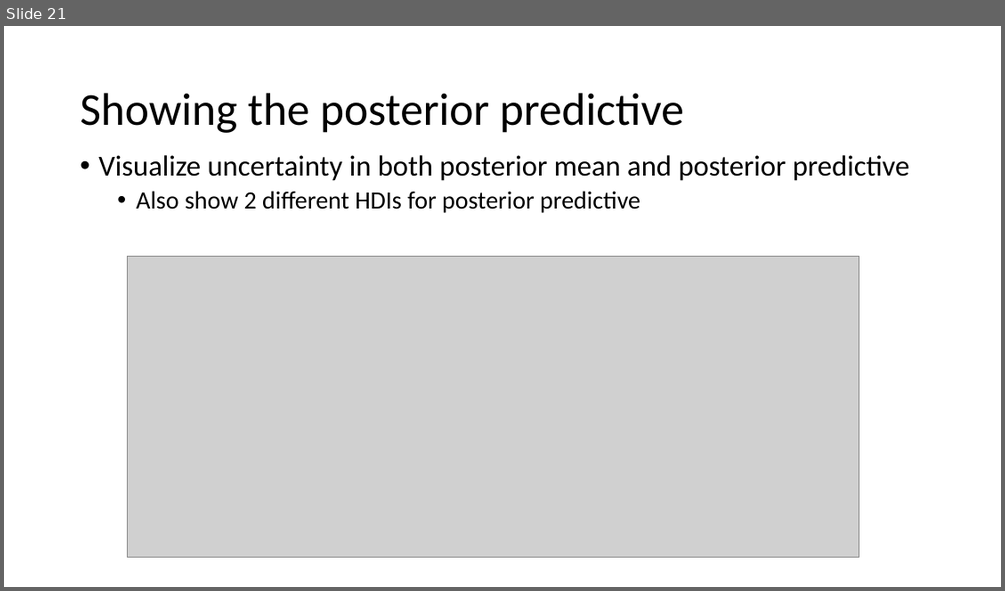
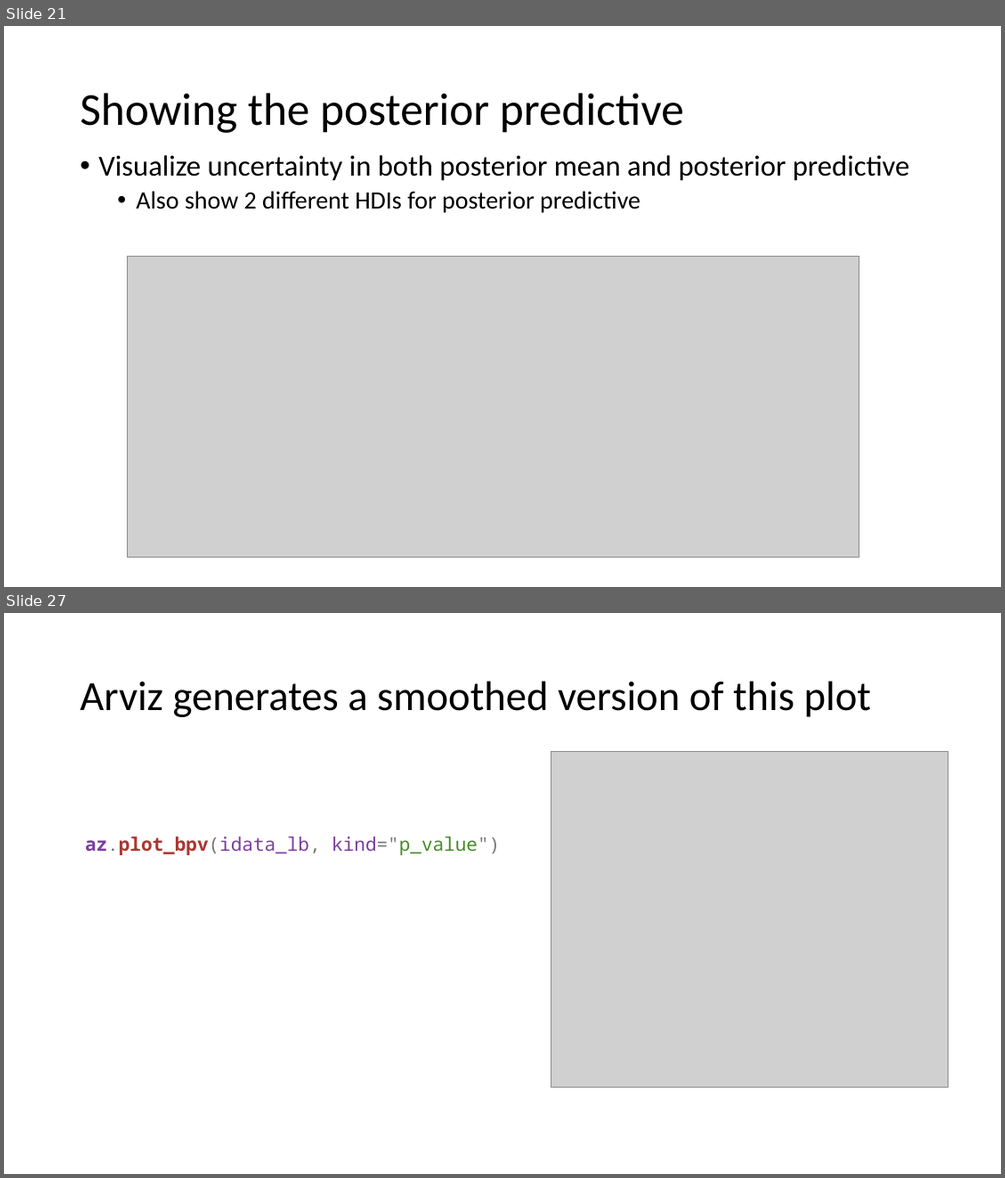
Before and after one commit to opherdonchin/StatisticalComputationAndAnalysis, a slide deck: Lectures/Lecture 6 Linear models.pptx. Shown one above the other, each under a label of ours: slide 21 before the commit, slides 21 and 27 after it; the slides between them are not shown. The pictures are 1005x591 and 1005x1178 pixels, drawn with LibreOffice and Linux fonts; fonts in the diff are those of the drawing; grey boxes stand for pictures. Boxes give left, top, right and bottom in pixels: in the first picture for what was removed or moved away, otherwise in the second. Text is boxed around its words. In the diff, an @@ line names an element or a change of style, - is before the commit and + after.

```diff
--- a/Lectures/Lecture 6 Linear models.pptx
+++ b/Lectures/Lecture 6 Linear models.pptx
@@ slide 27 added at [4, 613, 1001, 1174], background #FFFFFF @@
@@ title added at [80, 681, 871, 717], 40 pt, text #000000 @@
+Arviz generates a smoothed version of this plot
@@ picture added at [550, 751, 947, 1087] @@
@@ text added at [85, 836, 500, 855], 18 pt, text #7A3E9D @@
+az.plot_bpv(idata_lb, kind="p_value")
```
Also in this commit, not shown: 3 slides changed, 16 other slides added, 4 other files.
